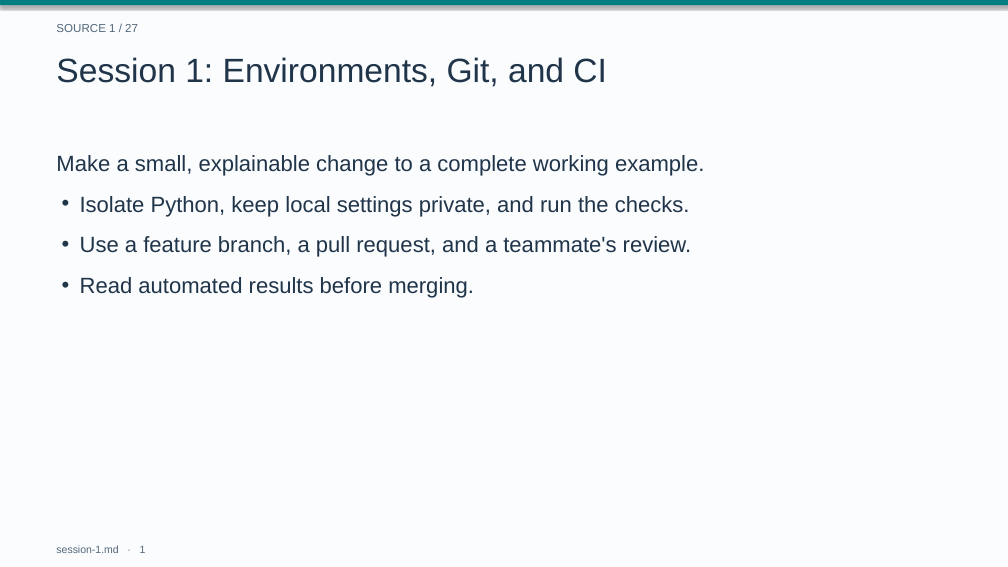
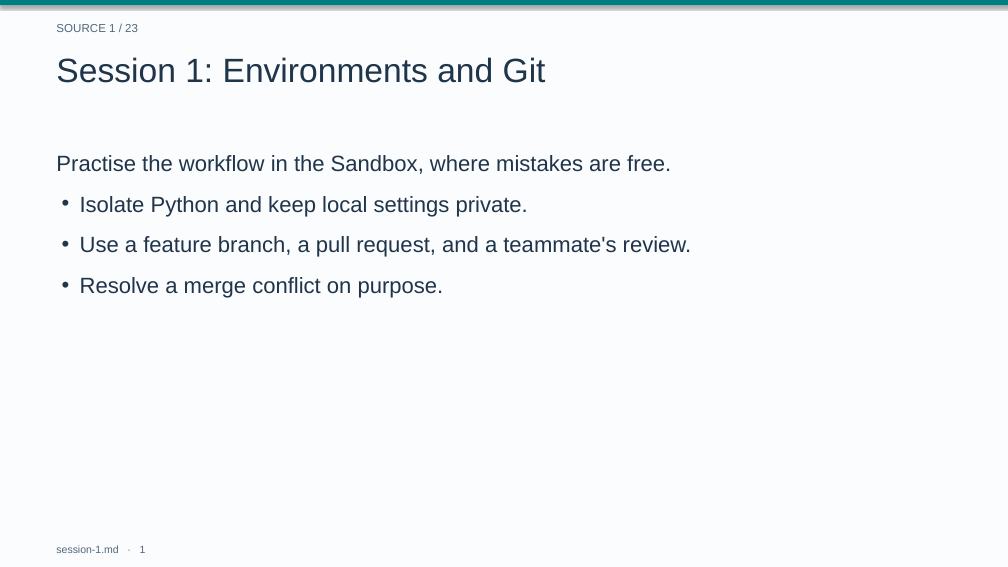
Before and after one commit to drweihungpan-lab/3R-teaching, a slide deck: slide 1 of materials/slides/session-1.pptx. Drawn at 1008x567 pixels with LibreOffice and Linux fonts; fonts in the diff are those of the drawing. Boxes give left, top, right and bottom in pixels: in the first picture for what was removed or moved away, otherwise in the second. Text is boxed around its words. In the diff, an @@ line names an element or a change of style, - is before the commit and + after.

```diff
--- a/materials/slides/session-1.pptx
+++ b/materials/slides/session-1.pptx
@@ text at bbox=[56, 24, 138, 32]: text changed @@
-SOURCE 1 / 27
+SOURCE 1 / 23
@@ text at bbox=[56, 57, 546, 83]: text changed @@
-Session 1: Environments, Git, and CI
+Session 1: Environments and Git
@@ text at bbox=[56, 155, 671, 174]: text changed @@
-Make a small, explainable change to a complete working example.
+Practise the workflow in the Sandbox, where mistakes are free.
@@ text at bbox=[80, 196, 528, 217]: text changed @@
-• Isolate Python, keep local settings private, and run the checks.
+• Isolate Python and keep local settings private.
@@ text at bbox=[80, 277, 444, 298]: text changed @@
-• Read automated results before merging.
+• Resolve a merge conflict on purpose.
```
Also in this commit, not shown: 19 other slides changed, 9 slides added, 17 slides removed, 3 other files.
